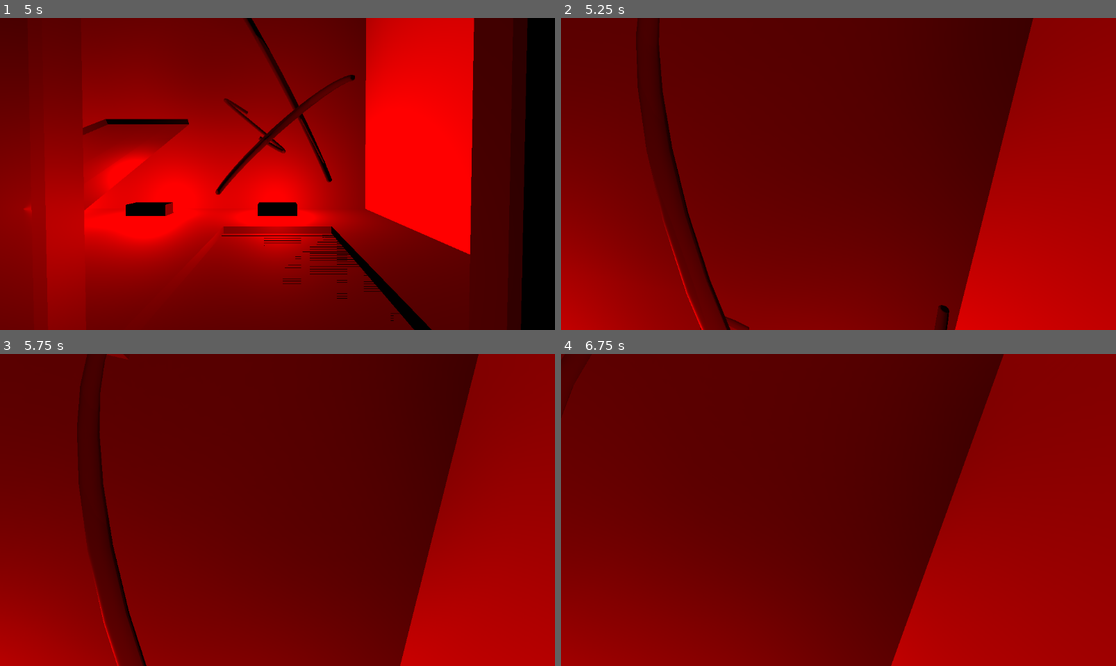
Above: before the commit, frames 1-4 (two rows, left to right).
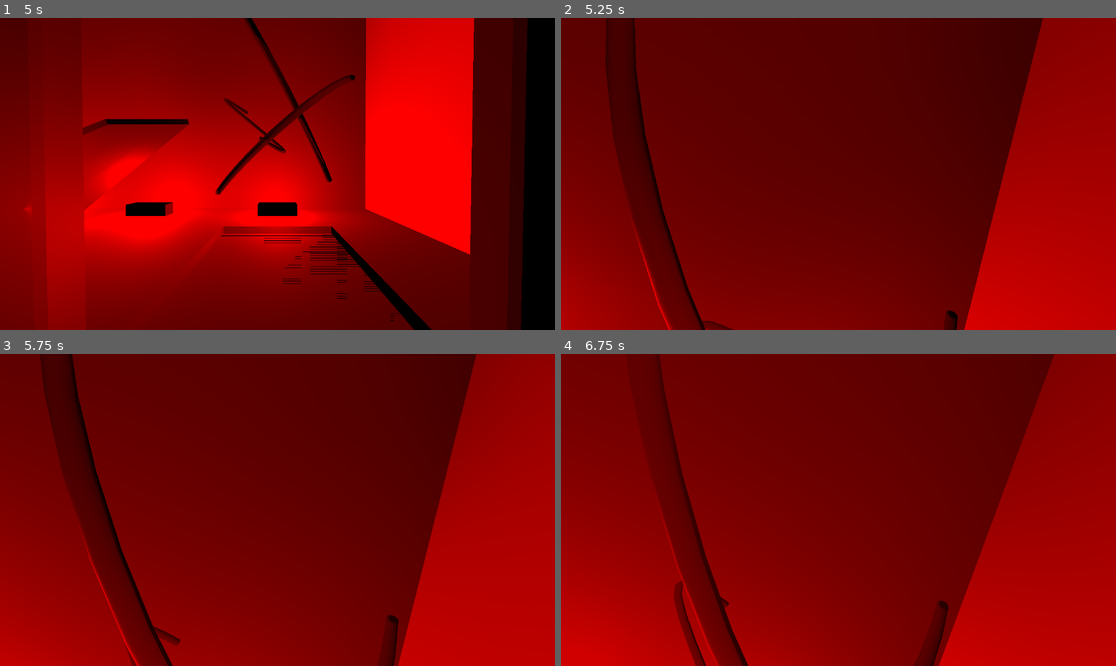
Above: after the commit, the same moments.

Repository: acoliver/gone
Game: Godot game, scene res://main.tscn
The game is run twice, just before and just after one commit, with the same random seed, the same clock (stepped at 60 frames per second) and the same inputs.
Inputs (mouse positions are in pixels of both pictures, inside the frame that each line leads up to):
- Up to frame 1 (5 s): tap Enter at 0.5 s; move the mouse to (305, 174) at 0.52 s; hold W (move_forward) from 0.53 s (still down); tap Space (activate) at 0.6, 1.25, 1.55, 2.1, 3.05, 4.55 s; click (305, 174) at 0.67 s; tap E (interact) at 0.8, 1.35, 2.3, 2.85, 3.8 s; move the mouse to (249, 174) at 1.27 s; click (249, 174) at 1.42 s; move the mouse to (288, 167) at 2.02 s; click (288, 167) at 2.17 s; move the mouse to (271, 180) at 2.77 s; click (271, 180) at 2.92 s; move the mouse to (316, 177) at 3.52 s; tap , (look_left) at 3.6 s; click (316, 177) at 3.67 s; move the mouse to (233, 170) at 4.27 s; tap . (look_right) at 4.35 s; click (233, 170) at 4.42 s
- Up to frame 2 (5.25 s): keep holding W (move_forward); move the mouse to (844, 174) at 5.02 s; tap Space (activate) at 5.1 s; click (844, 174) at 5.17 s
- Up to frame 3 (5.75 s): keep holding W (move_forward); tap E (interact) at 5.3 s
- Up to frame 4 (6.75 s): move the mouse to (816, 503) at 5.77 s; release W (move_forward) at 5.78 s; hold D (move_right) 5.78-6.53 s; tap E (interact) at 5.85 s; click (816, 503) at 5.92 s; tap Space (activate) at 6.05, 6.6 s; move the mouse to (866, 510) at 6.52 s; hold W (move_forward) from 6.53 s (still down); click (866, 510) at 6.67 s

Frame 1 is identical in both runs. In frame 2, 11% of the frame differs, in the area x 8-87%, y 0-100%; in frame 3, 5.3%; in frame 4, 52%, in the area x 0-100%, y 0-100%.

Commit message:
Bridge the device forward axis onto the camera-facing walk frame

Diff:
--- a/app/harness_mode.gd
+++ b/app/harness_mode.gd
@@ -272,6 +272,8 @@
 		any_input = true
 	var movement: Vector2 = step.movement
 	if movement != Vector2.ZERO:
+		# Scripted movement stays in the sim's yaw frame (+Z forward);
+		# only the device producer bridges Godot's -Z view (player.gd).
 		adapter.hold(movement.x, movement.y)
 		report.add_event({"kind": "input", "tick": tick, "frame": frame,
 			"what": "move %.4f %.4f" % [movement.x, movement.y]})
--- a/app/player.gd
+++ b/app/player.gd
@@ -89,8 +89,13 @@
 func _collect_device_input(delta: float) -> void:
 	if scripted or not _device_actions:
 		return
+	# The rig's camera looks along Godot's -Z at the yaw while the sim's
+	# walk frame steps along +Z, so the forward key offers the negative
+	# sim axis (strafe already shares signs between the frames): forward
+	# walks where the player looks, bridged like the look channel's
+	# -turn below. The scripted lane keeps the sim frame's signs.
 	plane.offer_movement(
-		Input.get_axis("move_back", "move_forward"),
+		-Input.get_axis("move_back", "move_forward"),
 		Input.get_axis("move_left", "move_right")
 	)
 	if Input.is_action_just_pressed("activate"):
--- a/tests/input_fixes_test.gd
+++ b/tests/input_fixes_test.gd
@@ -1,10 +1,11 @@
 extends SimTestCase
-## Input fix tests for issues #31/#32/#33: arrow keys ride the movement
+## Input fix tests for issues #31/#32/#33/#47: arrow keys ride the movement
 ## actions through the same synthetic input plane the harness uses, the
-## comma/period look keys ride the same look channel and clamps as the
-## mouse with per-tick delta summation, and a left click aliases the
-## interact and activate actions with exactly-once edge consumption
-## alongside E.
+## forward key bridges the camera's -Z view onto the sim's +Z walk frame
+## (issue #47's inverted axis), the comma/period look keys ride the same
+## look channel and clamps as the mouse with per-tick delta summation,
+## and a left click aliases the interact and activate actions with
+## exactly-once edge consumption alongside E.
 
 const DT: float = 1.0 / 60.0
 const NEAR: float = 1e-4
@@ -66,19 +67,49 @@
 func test_arrows_drive_movement_through_the_input_plane() -> void:
 	# The device producer reads the action axes; an arrow press moves them
 	# exactly like W does, and the plane carries the intent to the walk.
+	# The rig's camera looks along Godot's -Z at the yaw while the sim's
+	# walk frame steps along +Z, so the forward key offers the negative
+	# sim axis and forward walks where the player looks.
 	Input.action_press("move_forward")
 	Input.action_press("move_right")
 	var plane := InputPlane.new()
 	plane.offer_movement(
-		Input.get_axis("move_back", "move_forward"),
+		-Input.get_axis("move_back", "move_forward"),
 		Input.get_axis("move_left", "move_right")
 	)
 	Input.action_release("move_forward")
 	Input.action_release("move_right")
 	var movement := plane.take_movement()
-	_near_float(movement.x, 1.0, "the forward axis reached the plane")
+	_near_float(movement.x, -1.0, "the forward axis reached the plane as the negative sim axis")
 	_near_float(movement.y, 1.0, "the strafe axis reached the plane")
 	_near_float(plane.take_movement().x, 0.0, "the intent is taken once per tick")
+
+func test_held_forward_walks_where_the_camera_looks() -> void:
+	# Issue #47: the camera looks along the rig's -Z while the sim's walk
+	# frame steps along +Z, so a forward key that reached the walk
+	# unbridged stepped the capsule behind the view (up read as back).
+	# With the yaw the rig carries while facing the hatch, a held forward
+	# must step the capsule toward the hatch, not away from it.
+	var game := _awake_game()
+	var motion := PlayerMotion.new()
+	var plane := InputPlane.new()
+	_stand(motion, game, plane)
+	var hatch := game.registry.hatch().center
+	var foot: Vector3 = motion.capsule().foot
+	var to_hatch := Vector2(hatch.x - foot.x, hatch.y - foot.z).normalized()
+	var yaw := atan2(to_hatch.x, to_hatch.y) + PI
+	var camera_forward := Vector3(-sin(yaw), 0.0, -cos(yaw))
+	Input.action_press("move_forward")
+	plane.offer_movement(
+		-Input.get_axis("move_back", "move_forward"),
+		Input.get_axis("move_left", "move_right")
+	)
+	Input.action_release("move_forward")
+	motion.advance(plane, game, yaw, DT)
+	plane.end_frame()
+	var stepped: Vector3 = motion.capsule().foot - foot
+	assert_true(stepped.dot(camera_forward) > 0.002, "a held forward steps toward the camera's forward, not behind it: dot %s" % str(stepped.dot(camera_forward)))
+	assert_true(motion.failure().is_empty(), motion.failure())
 
 func test_look_keys_map_onto_yaw_actions_without_collisions() -> void:
 	assert_true(InputMap.has_action("look_left"), "look_left exists")
